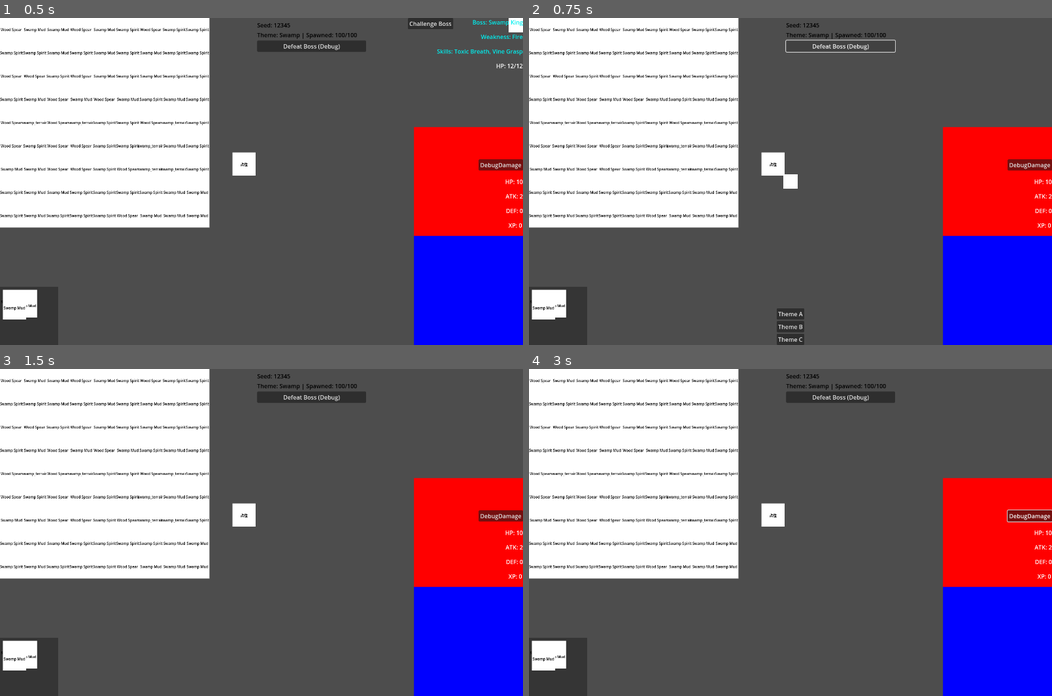
Above: before the commit, frames 1-4 (two rows, left to right).
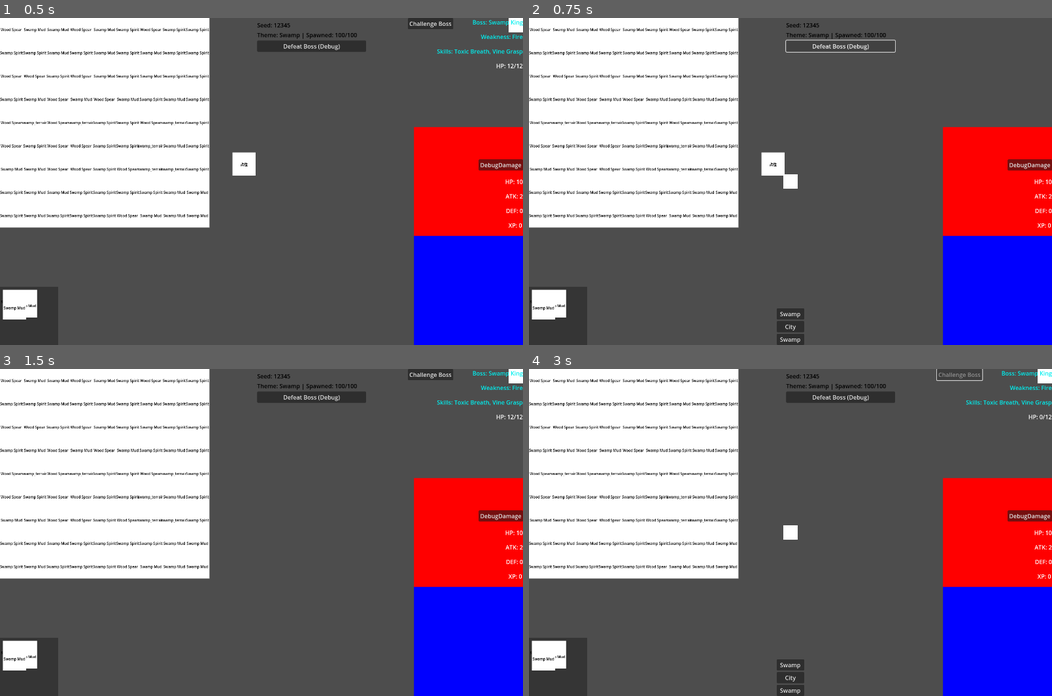
Above: after the commit, the same moments.

Repository: juni-freentocob/push-the-land
Game: Godot game, scene res://scenes/Main.tscn
The game is run twice, just before and just after one commit, with the same random seed, the same clock (stepped at 60 frames per second) and the same inputs.
Inputs (mouse positions are in pixels of both pictures, inside the frame that each line leads up to):
- Up to frame 1 (0.5 s): no input
- Up to frame 2 (0.75 s): click "Defeat Boss (Debug)" at 0.5 s
- Up to frame 3 (1.5 s): click "Theme A" (after the commit: "Swamp") at 1.25 s
- Up to frame 4 (3 s): click "DebugDamage" at 2 s; click (957, 375) at 2.75 s, where only the run after the commit has a clickable "Challenge Boss"

Frame 1 is identical in both runs. In frame 2, 0.1% of the frame differs, in the area x 47-53%, y 89-100%; in frame 3, 1.0%; in frame 4, 1.5%, in the area x 44-100%, y 0-100%.

Commit message:
Docs: record T12 theme switching (next_theme_pool) and reset/regenerate flow

Diff:
--- /dev/null
+++ b/data/themes/city_theme.tres
@@ -0,0 +1,16 @@
+[gd_resource type="Resource" script_class="ThemeDef" load_steps=2 format=3 uid="uid://bg83w7ic4g43"]
+
+[ext_resource type="Script" uid="uid://dqwmvf0u14jkh" path="res://scripts/data/theme_def.gd" id="1_7u74b"]
+
+[resource]
+script = ExtResource("1_7u74b")
+id = &"city"
+display_name = "City"
+deck_weights = {
+"swamp_mud": 30,
+"swamp_spirit": 50,
+"swamp_terrain_complete": 10,
+"wood_spear": 20
+}
+boss_id = &"city_boss"
+metadata/_custom_type_script = "uid://dqwmvf0u14jkh"
--- a/scripts/main.gd
+++ b/scripts/main.gd
@@ -8,6 +8,7 @@
 @export var merge_rules_path: String = "res://data/merge/swamp_rules.tres"
 @export var drop_pool: PackedStringArray = PackedStringArray(["wood_spear", "swamp_spirit", "swamp_mud"])
 @export var enemy_xp_reward: int = 3
+@export var theme_pool: PackedStringArray = PackedStringArray(["swamp", "city"])
 
 @onready var board: Board = $Board
 @onready var hero_panel: HeroPanel = $UI/HeroPanel
@@ -234,6 +235,7 @@
 	_set_card_interaction_enabled(true)
 	if boss_defeated:
 		boss_preview.hide_boss()
+	_apply_theme_by_id(theme_id)
 
 func _set_card_interaction_enabled(enabled: bool) -> void:
 	var cards := get_tree().get_nodes_in_group("card_view")
@@ -272,7 +274,7 @@
 	boss_preview.set_boss_hp(0, boss_hp_max)
 	_set_boss_button_enabled(false)
 	_set_card_interaction_enabled(false)
-	theme_choice.show_choices("Theme A", "Theme B", "Theme C")
+	_show_theme_choices()
 	print("[Main] Boss defeated.")
 
 func _on_equip_requested(card_view: CardView) -> void:
@@ -335,5 +337,67 @@
 	boss_preview.hide_boss()
 	_set_boss_button_enabled(false)
 	_set_card_interaction_enabled(false)
-	theme_choice.show_choices("Theme A", "Theme B", "Theme C")
+	_show_theme_choices()
 	print("[Main] Debug defeat boss triggered.")
+
+func _show_theme_choices() -> void:
+	var ids := _get_next_theme_ids()
+	if ids.size() < 3:
+		return
+	var a := _get_theme_display_name(ids[0])
+	var b := _get_theme_display_name(ids[1])
+	var c := _get_theme_display_name(ids[2])
+	theme_choice.show_choices(a, b, c, ids[0], ids[1], ids[2])
+
+func _get_next_theme_ids() -> PackedStringArray:
+	var pool := theme.next_theme_pool if theme != null and not theme.next_theme_pool.is_empty() else theme_pool
+	if pool.is_empty():
+		return PackedStringArray([&"swamp", &"city", &"swamp"])
+	var result: PackedStringArray = PackedStringArray()
+	var i := 0
+	while result.size() < 3 and i < pool.size():
+		result.append(pool[i])
+		i += 1
+	while result.size() < 3:
+		result.append(pool[0])
+	return result
+
+func _get_theme_display_name(theme_id: StringName) -> String:
+	var def := _load_theme_def(theme_id)
+	if def != null and not def.display_name.is_empty():
+		return def.display_name
+	return String(theme_id)
+
+func _load_theme_def(theme_id: StringName) -> ThemeDef:
+	var path := "res://data/themes/%s_theme.tres" % String(theme_id)
+	var res := load(path)
+	return res as ThemeDef
+
+func _apply_theme_by_id(theme_id: StringName) -> void:
+	var new_theme := _load_theme_def(theme_id)
+	if new_theme == null:
+		push_error("[Main] Theme not found: %s" % String(theme_id))
+		return
+	theme = new_theme
+	_reset_run()
+
+func _reset_run() -> void:
+	var cards := get_tree().get_nodes_in_group("card_view")
+	for node in cards:
+		var card := node as CardView
+		if card != null:
+			card.queue_free()
+	board.clear_highlights()
+	board.occupancy.clear()
+	spawned_count = 0
+	drop_count = 0
+	boss_spawned = false
+	boss_defeated = false
+	boss_hp_current = 0
+	_setup_seed()
+	_update_debug_hud()
+	call_deferred("_start_spawn_sequence")
+
+func _start_spawn_sequence() -> void:
+	var timer := get_tree().create_timer(0.1)
+	timer.timeout.connect(_spawn_initial_cards)
--- a/scripts/ui/theme_choice.gd
+++ b/scripts/ui/theme_choice.gd
@@ -6,26 +6,30 @@
 @onready var box_a: Button = get_node_or_null("VBoxContainer/BoxA") as Button
 @onready var box_b: Button = get_node_or_null("VBoxContainer/BoxB") as Button
 @onready var box_c: Button = get_node_or_null("VBoxContainer/BoxC") as Button
+var _ids: PackedStringArray = PackedStringArray()
 
 func _ready() -> void:
 	visible = false
 	if box_a == null or box_b == null or box_c == null:
 		push_error("[ThemeChoice] Missing BoxA/BoxB/BoxC buttons.")
 		return
-	box_a.pressed.connect(func(): _choose(&"theme_a"))
-	box_b.pressed.connect(func(): _choose(&"theme_b"))
-	box_c.pressed.connect(func(): _choose(&"theme_c"))
+	box_a.pressed.connect(func(): _choose_index(0))
+	box_b.pressed.connect(func(): _choose_index(1))
+	box_c.pressed.connect(func(): _choose_index(2))
 
-func show_choices(a: String, b: String, c: String) -> void:
+func show_choices(a: String, b: String, c: String, a_id: StringName, b_id: StringName, c_id: StringName) -> void:
 	if box_a == null or box_b == null or box_c == null:
 		return
 	visible = true
 	box_a.text = a
 	box_b.text = b
 	box_c.text = c
+	_ids = PackedStringArray([a_id, b_id, c_id])
 
 func hide_choices() -> void:
 	visible = false
 
-func _choose(theme_id: StringName) -> void:
-	emit_signal("theme_chosen", theme_id)
+func _choose_index(index: int) -> void:
+	if index < 0 or index >= _ids.size():
+		return
+	emit_signal("theme_chosen", _ids[index])
Not shown, changed: PLANS.md
Not shown, changed: docs/DATA_SCHEMA.md
Not shown, changed: docs/SCENE_TREE.md
Not shown, changed: docs/STATE.md
